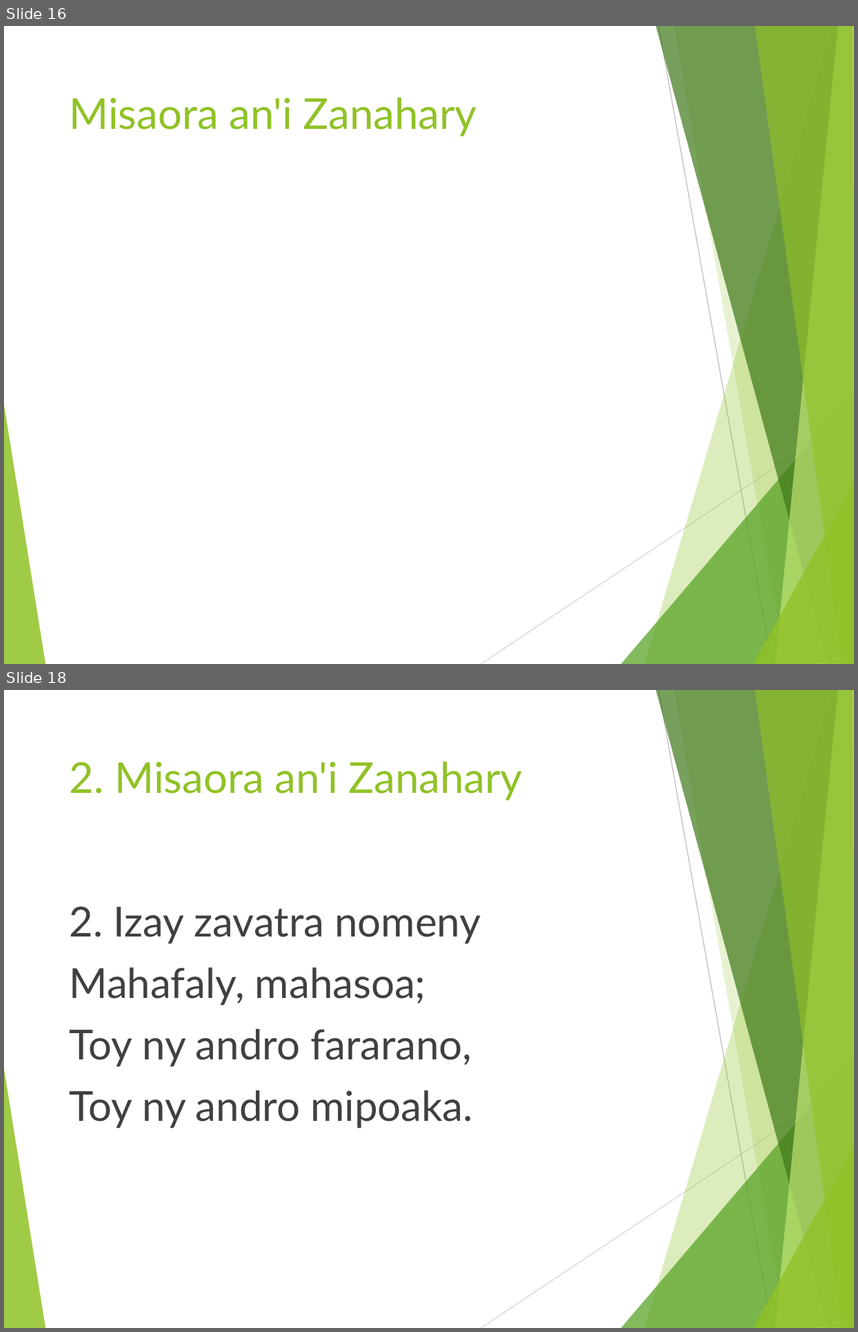
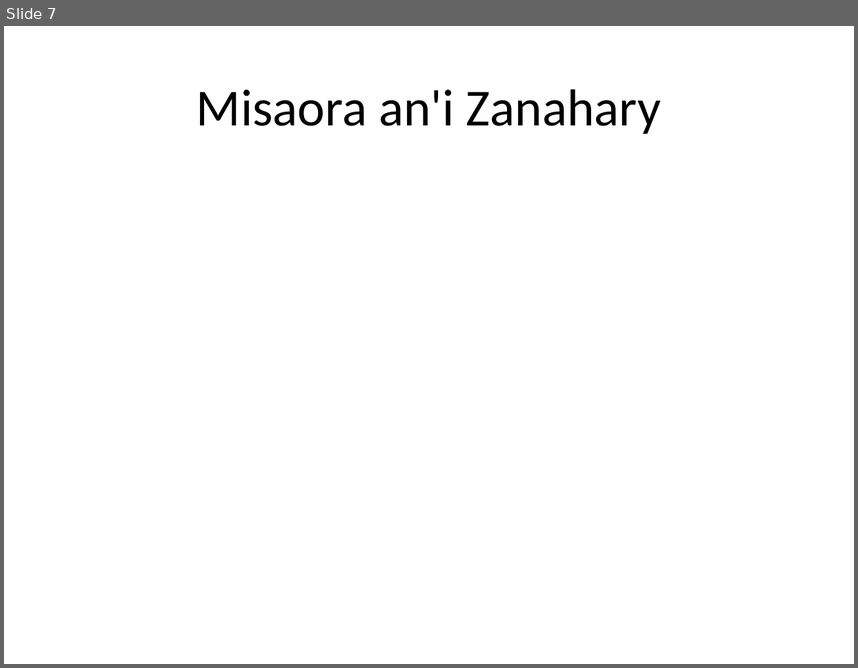
Before and after one commit to jojoX94/Powerpoint-cli--Python, a slide deck: chants.pptx. Shown one above the other, each under a label of ours: slides 16 and 18 before the commit, slide 7 after it; the slides between them are not shown. The pictures are 858x1332 and 858x668 pixels, drawn with LibreOffice and Linux fonts; fonts in the diff are those of the drawing; background and template pictures are left out. Boxes give left, top, right and bottom in pixels: in the first picture for what was removed or moved away, otherwise in the second. Text is boxed around its words. In the diff, an @@ line names an element or a change of style, - is before the commit and + after.

```diff
--- a/chants.pptx
+++ b/chants.pptx
@@ slide 18 removed at box(4, 690, 854, 1328), background #FFFFFF; not listed: 10 template elements that a slide beside it also shows @@
@@ title removed at box(69, 761, 523, 800) @@
-2. Misaora an'i Zanahary
@@ text removed at box(69, 906, 481, 1128) @@
-2. Izay zavatra nomeny
-Mahafaly, mahasoa;
-Toy ny andro fararano,
-Toy ny andro mipoaka.
@@ what was slide 16 is now slide 7 @@
@@ slide 7 changed as well @@
@@ title "Misaora an'i Zanahary": place and size @@
-title "Misaora an'i Zanahary" at box(69, 97, 477, 136)
+title "Misaora an'i Zanahary" at box(197, 89, 662, 134)
@@ title "Misaora an'i Zanahary" at box(197, 89, 662, 134): size 36 to 44 pt, font Lato to Calibri, text colour #90C226 to #000000; alignment left to centre; vertical alignment top to middle @@
@@ group removed at box(4, 26, 854, 664): 8 freeform shapes, 2 lines @@
```
Also in this commit, not shown: 13 other slides changed, 22 other slides removed, 2 other files.
